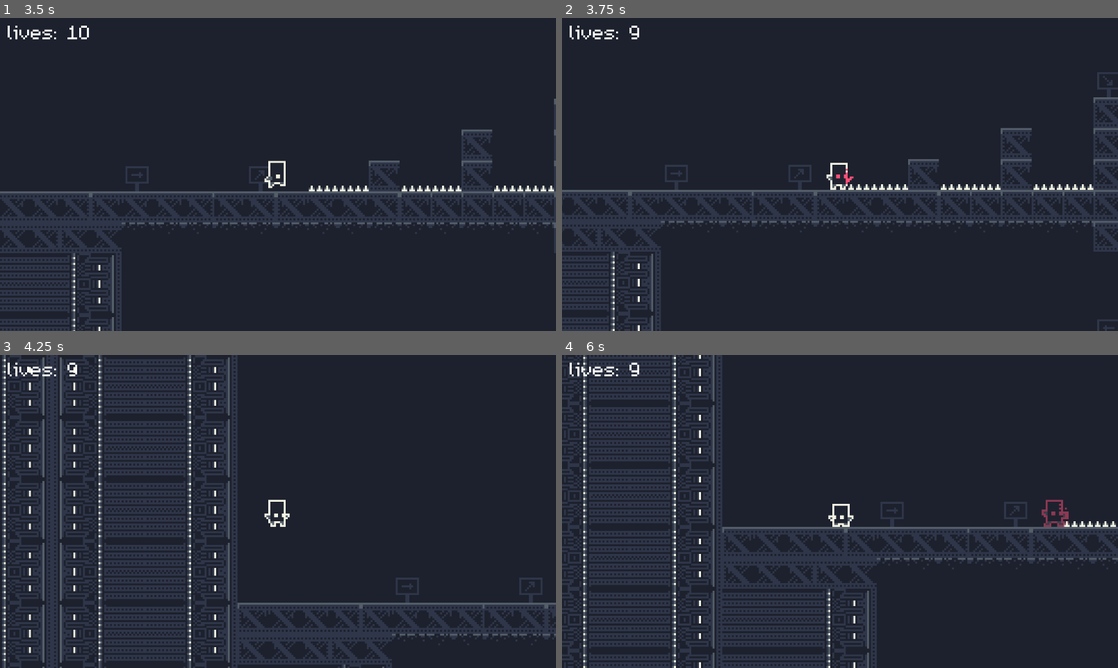
Above: before the commit, frames 1-4 (two rows, left to right).
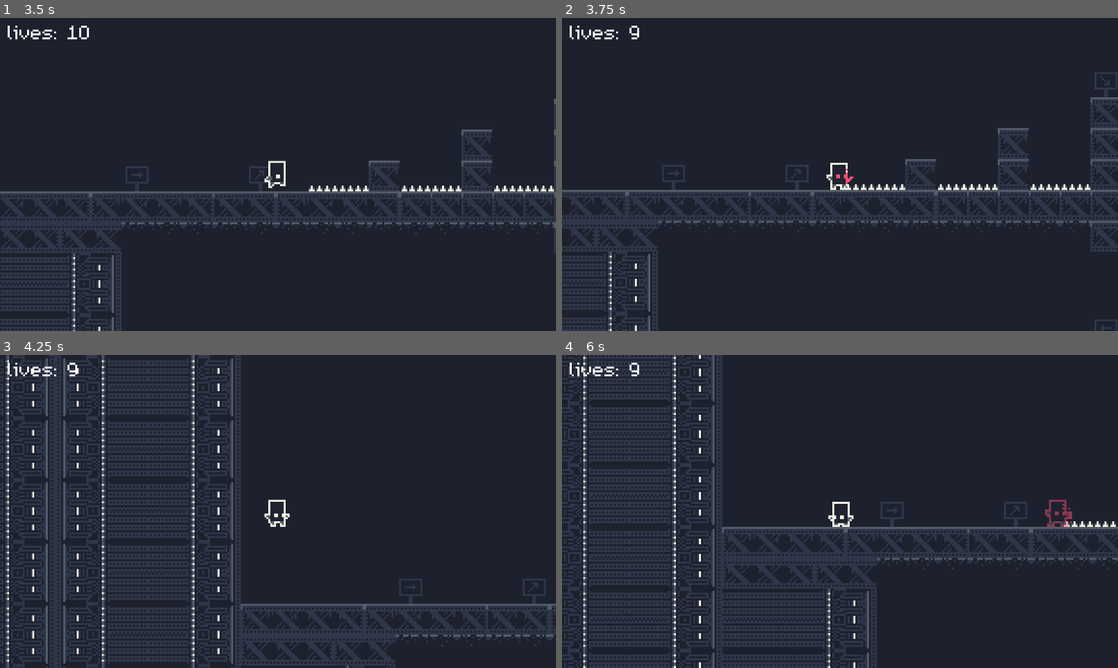
Above: after the commit, the same moments.

Repository: ArcaEge/daydream-game
Game: Godot game, scene res://level3.tscn
Two runs of this game, one before a commit and one after it. Both use one fixed random seed, a clock stepped at 60 frames per second and the inputs below. This scene is started directly instead of the project's main scene.
Inputs:
- Up to frame 1 (3.5 s): hold D (Right) 0.53-2.03 s; tap Space (Jump) at 0.77, 1.52, 3.02 s; hold A (Left) 2.03-2.78 s; hold D (Right) from 2.78 s (still down)
- Up to frame 2 (3.75 s): keep holding D (Right)
- Up to frame 3 (4.25 s): keep holding D (Right); tap Space (Jump) at 3.77 s
- Up to frame 4 (6 s): release D (Right) at 4.28 s; hold A (Left) 4.28-5.03 s; tap Space (Jump) at 4.52 s; hold D (Right) 5.03-5.78 s; hold A (Left) from 5.78 s (still down)

Frame 1 is identical in both runs. In frame 2, 5.9% of the frame differs, in the area x 0-100%, y 17-100%; in frame 3, 18%, in the area x 0-100%, y 0-100%; in frame 4, 0.3%.

Commit message:
Fixed level 3 collisions

Diff:
--- a/level3.tscn
+++ b/level3.tscn
@@ -453,16 +453,16 @@
 sources/0 = SubResource("TileSetAtlasSource_8i3m3")
 
 [sub_resource type="RectangleShape2D" id="RectangleShape2D_o2ccw"]
-size = Vector2(32.5, 6.5)
+size = Vector2(31.5, 3)
 
 [sub_resource type="RectangleShape2D" id="RectangleShape2D_qrujo"]
-size = Vector2(63.5, 7)
+size = Vector2(64, 3)
 
 [sub_resource type="RectangleShape2D" id="RectangleShape2D_5lcx6"]
-size = Vector2(47, 5)
+size = Vector2(48, 3)
 
 [sub_resource type="RectangleShape2D" id="RectangleShape2D_an40m"]
-size = Vector2(19, 5)
+size = Vector2(15, 3)
 
 [sub_resource type="AtlasTexture" id="AtlasTexture_1idop"]
 atlas = ExtResource("1_o2ccw")
@@ -642,51 +642,51 @@
 position = Vector2(70, 151)
 
 [node name="Spikes(1)" type="CollisionShape2D" parent="Area2D"]
-position = Vector2(105.5, -105.75)
+position = Vector2(106.5, -104.5)
 shape = SubResource("RectangleShape2D_o2ccw")
 
 [node name="Spikes(2)" type="CollisionShape2D" parent="Area2D"]
-position = Vector2(155, -106)
+position = Vector2(154.25, -104.5)
 shape = SubResource("RectangleShape2D_o2ccw")
 
 [node name="Spikes(3)" type="CollisionShape2D" parent="Area2D"]
-position = Vector2(202, -106)
+position = Vector2(202, -104.5)
 shape = SubResource("RectangleShape2D_o2ccw")
 
 [node name="Spikes(4)" type="CollisionShape2D" parent="Area2D"]
-position = Vector2(282.75, -123)
+position = Vector2(282, -120.5)
 shape = SubResource("RectangleShape2D_qrujo")
 
 [node name="Spikes(5)" type="CollisionShape2D" parent="Area2D"]
-position = Vector2(395, -106)
+position = Vector2(394.5, -104.5)
 shape = SubResource("RectangleShape2D_o2ccw")
 
 [node name="Spikes(6)" type="CollisionShape2D" parent="Area2D"]
-position = Vector2(251.25, -10)
+position = Vector2(250, -8.5)
 shape = SubResource("RectangleShape2D_o2ccw")
 
 [node name="Spikes(7)" type="CollisionShape2D" parent="Area2D"]
-position = Vector2(322.5, -25.5)
+position = Vector2(322, -24.5)
 shape = SubResource("RectangleShape2D_5lcx6")
 
 [node name="Spikes(8)" type="CollisionShape2D" parent="Area2D"]
-position = Vector2(114.5, -9.5)
+position = Vector2(114.5, -8.5)
 shape = SubResource("RectangleShape2D_an40m")
 
 [node name="Spikes(9)" type="CollisionShape2D" parent="Area2D"]
-position = Vector2(258, 118)
+position = Vector2(258, 119.5)
 shape = SubResource("RectangleShape2D_5lcx6")
 
 [node name="Spikes(10)" type="CollisionShape2D" parent="Area2D"]
-position = Vector2(194, 102)
+position = Vector2(194, 103.5)
 shape = SubResource("RectangleShape2D_an40m")
 
 [node name="Spikes(11)" type="CollisionShape2D" parent="Area2D"]
-position = Vector2(212, 118)
+position = Vector2(210, 119.5)
 shape = SubResource("RectangleShape2D_an40m")
 
 [node name="Spikes(12)" type="CollisionShape2D" parent="Area2D"]
-position = Vector2(387, 119)
+position = Vector2(386.5, 119.5)
 shape = SubResource("RectangleShape2D_an40m")
 
 [node name="Player" type="CharacterBody2D" parent="."]
